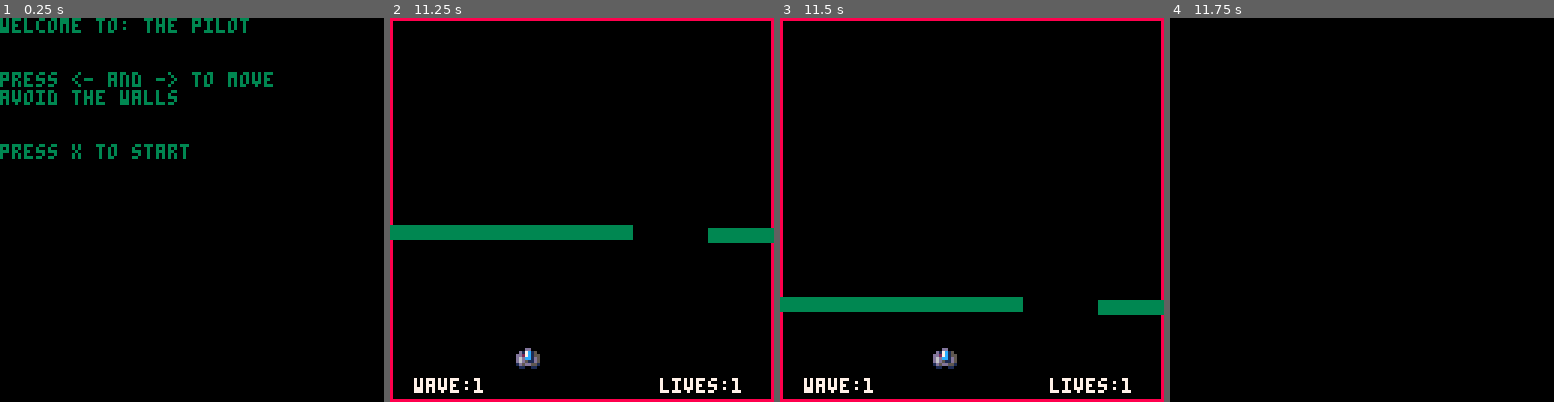
Above: before the commit, frames 1-4 (left to right).
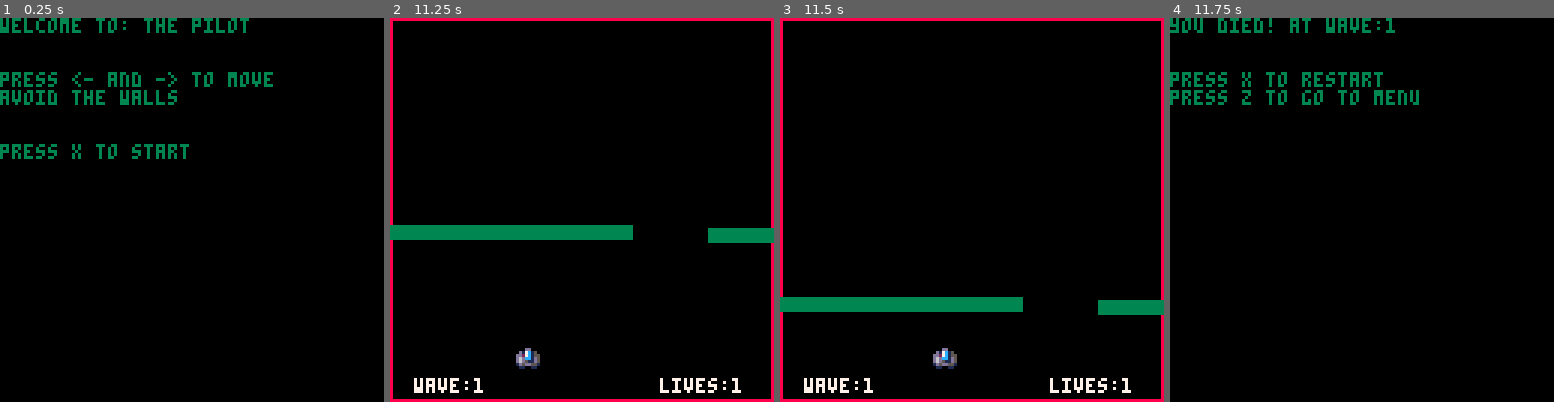
Above: after the commit, the same moments.

Repository: shen-sat/pilot
Game: PICO-8 cartridge pilot.p8
The game is run twice, just before and just after one commit, with the same random seed, the same clock (stepped at 60 frames per second) and the same inputs.
Inputs:
- Up to frame 1 (0.25 s): no input
- Up to frame 2 (11.25 s): tap O (Z key) at 0.33, 0.7, 1.43, 2.22, 3.1, 3.98, 4.87, 5.75, 6.63, 7.52, 8.4, 9.28, 10.17, 11.05 s; tap X (X key) at 1.07, 2.07, 2.4, 2.73, 3.07, 3.4, 3.73, 4.07, 4.4, 4.73, 5.07, 5.4, 5.73, 6.07, 6.4, 6.73, 7.07, 7.4, 7.73, 8.07, 8.4, 8.73, 9.07, 9.4, 9.73, 10.07, 10.4, 10.73, 11.07 s; hold Left 1.97-2.37 s; hold Right 2.87-3.53 s; hold Right 4.13-4.53 s; hold Left 5.13-5.8 s; hold Left 6.23-6.63 s; hold Right 7.13-7.8 s; hold Right 8.4-8.8 s; hold Left 9.4-10.07 s; hold Left 10.5-10.9 s
- Up to frame 3 (11.5 s): tap X (X key) at 11.4 s; hold Right from 11.4 s (still down)
- Up to frame 4 (11.75 s): keep holding Right; tap X (X key) at 11.73 s

Frames 1-3 are identical in both runs. In frame 4, 2.7% of the frame differs, in the area x 0-65%, y 0-23%.

Commit message:
Get messages to appear behind barriers

Diff:
--- a/pilot.p8
+++ b/pilot.p8
@@ -108,14 +108,14 @@
 
  spr(player.sprite,player.x,player.y)
 
+ display_messages()
+
  for wall in all(walls) do
   rectfill(wall.x,wall.y,wall.x + wall.width - 1,wall.y + wall.height - 1,wall.col)
  end
-
- flicker_message()
-end
-
-function flicker_message()
+end
+
+function display_messages()
  if message_on == false then
   message_on = true
   print('welcome back',64,64,message_colors[message_color_index])
Not shown, changed: TODO.txt
